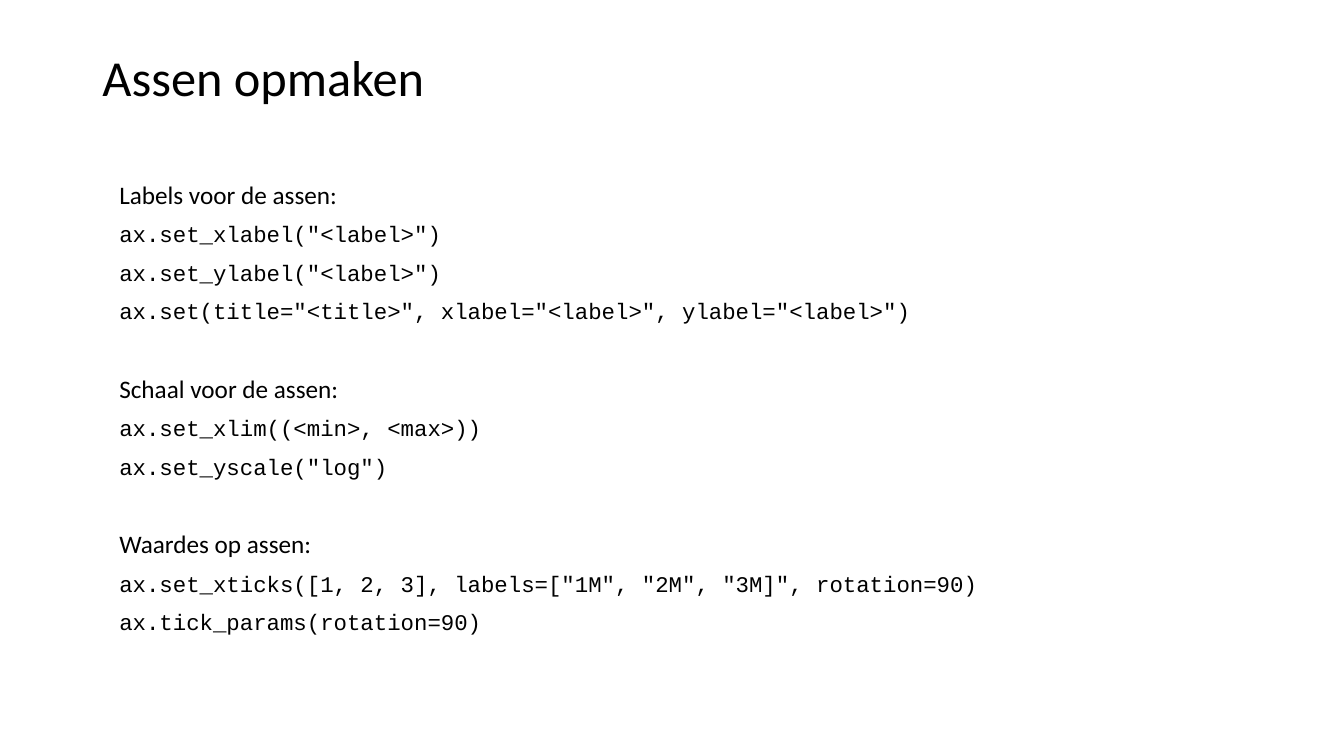
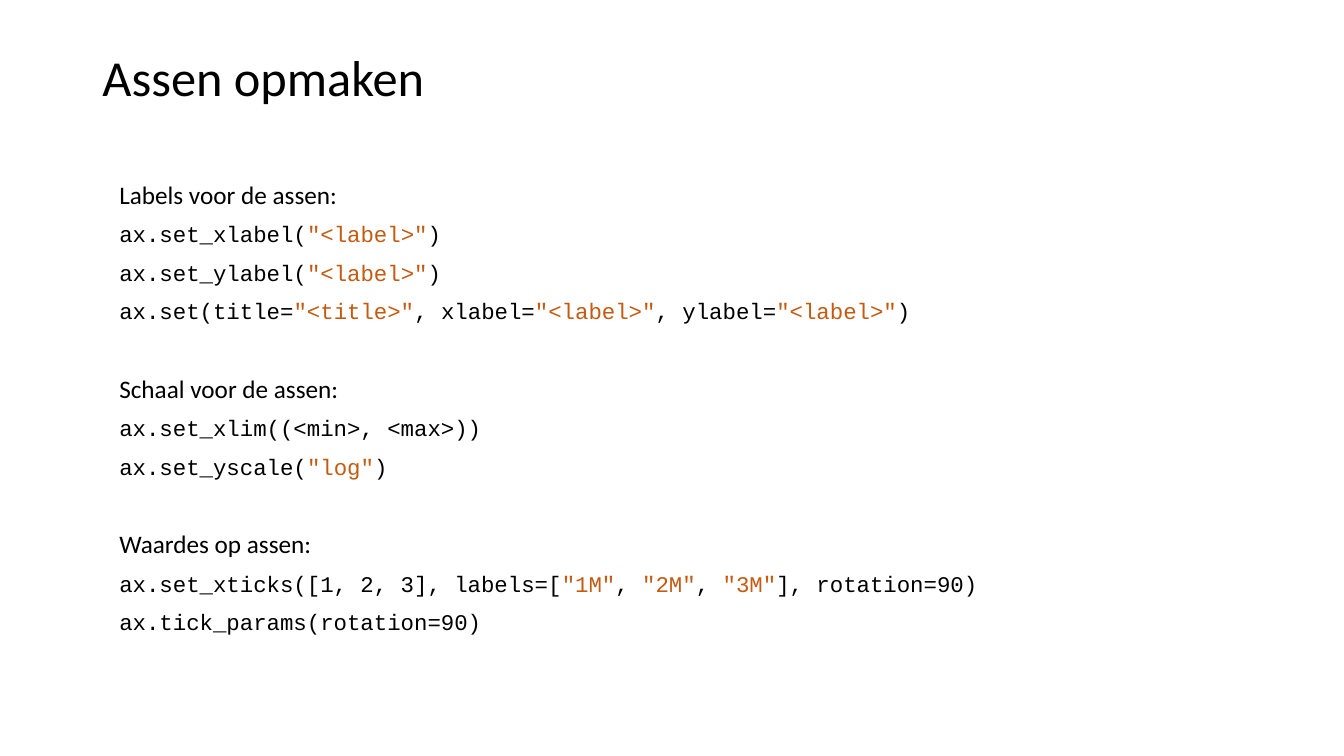
Before and after one commit to LFKoning/knowledge-sharing, a slide deck: slide 27 of python_trainees/3_pandas_plotting/python_traineeship_3.pptx. Drawn at 1344x756 pixels with LibreOffice and Linux fonts; fonts in the diff are those of the drawing. Boxes give left, top, right and bottom in pixels: in the first picture for what was removed or moved away, otherwise in the second. Text is boxed around its words. In the diff, an @@ line names an element or a change of style, - is before the commit and + after.

```diff
--- a/python_trainees/3_pandas_plotting/python_traineeship_3.pptx
+++ b/python_trainees/3_pandas_plotting/python_traineeship_3.pptx
@@ text at (119,226,910,480): text colour #000000 to #C55A11 in "ax.set_xlabel("<label>")", "ax.set_ylabel("<label>")", "ax.set(title="<title>", xlabel="<label>", ylabel="<label>")", "ax.set_yscale("log")" @@
@@ text at (119,576,977,597): text changed @@
-ax.set_xticks([1, 2, 3], labels=["1M", "2M", "3M]", rotation=90)
+ax.set_xticks([1, 2, 3], labels=["1M", "2M", "3M"], rotation=90)
```
Also in this commit, not shown: 4 other slides changed, 1 other file.
